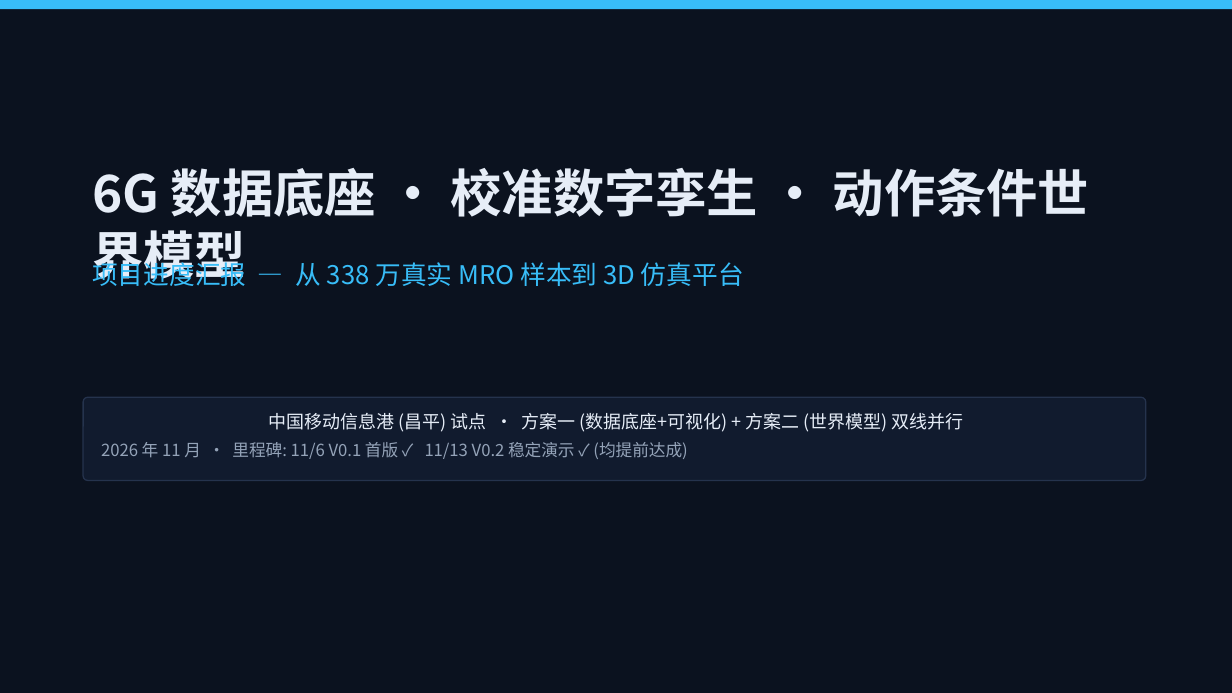
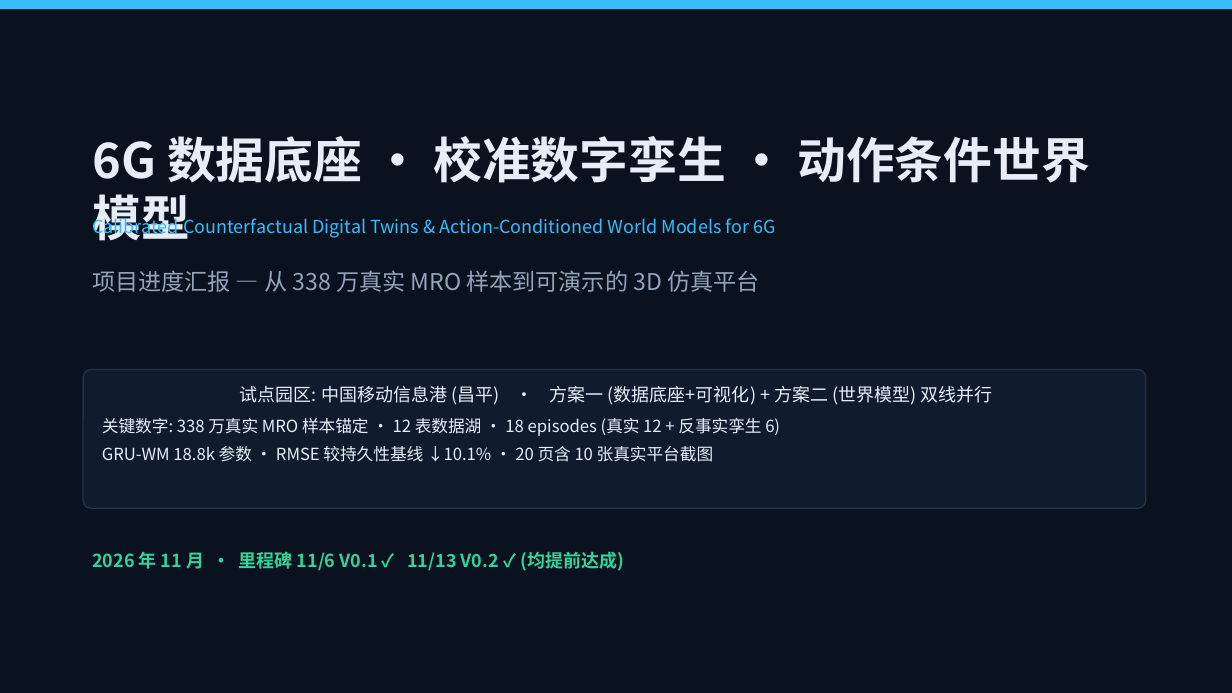
Before and after one commit to xuda1979/world-model, a slide deck: slide 1 of world6g/docs/world6g_progress.pptx. Drawn at 1232x693 pixels with LibreOffice and Linux fonts; fonts in the diff are those of the drawing. Boxes give left, top, right and bottom in pixels: in the first picture for what was removed or moved away, otherwise in the second. Text is boxed around its words. In the diff, an @@ line names an element or a change of style, - is before the commit and + after.

Commit message:
world6g: 中文进展报告 + 世界模型四任务基准评测套件 (wm/) + 论文完善
- 新增 docs/progress_report_20261103.md: 本周期完整进展报告 (数据底座→保真度→反事实动作→WM 基准→3D 平台→论文→PPT)
- 新增 wm/ 包: 动作条件世界模型基准 (models/train/data/metrics/evaluate), 统一接口 6 模型对照
- 新增 docs/wm_suite/: 四任务评测结果 (A 单步配对 bootstrap / B rollout 复合误差 / C 反事实 Δ-效应 / D 不确定性校准) + 三图 + results.json
- 核心结论: 反事实监督后 Δ 预测 corr 0.72 / 符号准确率 73% (Task A 训练模型全部失效); rollout 复合误差与不确定性校准为下一阶段主攻方向
- 论文: 补齐四任务基准章节 + Related Work + Limitations + Conclusion, 编译 main.pdf; PPT 脚本更新真实保真度与 WM 结果页
- .gitignore: 放行 wm_suite 图表

```diff
--- a/world6g/docs/world6g_progress.pptx
+++ b/world6g/docs/world6g_progress.pptx
@@ text "6G 数据底座 · 校准数字孪生 · ...": place and size @@
-text "6G 数据底座 · 校准数字孪生 · ..." at (92, 168, 1089, 287)
+text "6G 数据底座 · 校准数字孪生 · ..." at (92, 136, 1090, 241)
@@ text "6G 数据底座 · 校准数字孪生 · ..." at (92, 136, 1090, 241): size 40 to 38 pt @@
@@ text added at (92, 214, 775, 238), 14 pt, text #38BDF8 @@
+Calibrated Counterfactual Digital Twins & Action-Conditioned World Models for 6G
@@ text at (92, 270, 759, 292): text changed; size 20 to 18 pt; text colour #38BDF8 to #94A3B8 @@
-项目进度汇报 — 从 338 万真实 MRO 样本到 3D 仿真平台
+项目进度汇报 — 从 338 万真实 MRO 样本到可演示的 3D 仿真平台
@@ rounded rectangle "试点园区: 中国移动信息港 (昌平) · 方案一 ...": place and size @@
-rounded rectangle "试点园区: 中国移动信息港 (昌平) · 方案一 ..." at (83, 397, 1146, 481)
+rounded rectangle "试点园区: 中国移动信息港 (昌平) · 方案一 ..." at (83, 370, 1146, 508)
@@ text in rounded rectangle at (102, 386, 993, 462): text changed; text colour #94A3B8 to #E6EDF7 @@
-中国移动信息港 (昌平) 试点 · 方案一 (数据底座+可视化) + 方案二 (世界模型) 双线并行
-2026 年 11 月 · 里程碑: 11/6 V0.1 首版 ✓ 11/13 V0.2 稳定演示 ✓ (均提前达成)
+试点园区: 中国移动信息港 (昌平) · 方案一 (数据底座+可视化) + 方案二 (世界模型) 双线并行
+关键数字: 338 万真实 MRO 样本锚定 · 12 表数据湖 · 18 episodes (真实 12 + 反事实孪生 6)
+GRU-WM 18.8k 参数 · RMSE 较持久性基线 ↓10.1% · 20 页含 10 张真实平台截图
@@ text added at (92, 551, 624, 571), 14 pt, text #34D399, bold @@
+2026 年 11 月 · 里程碑 11/6 V0.1 ✓ 11/13 V0.2 ✓ (均提前达成)
```
Also in this commit, not shown: 18 other slides changed, 1 slide added, 1 slide removed, 18 other files.
